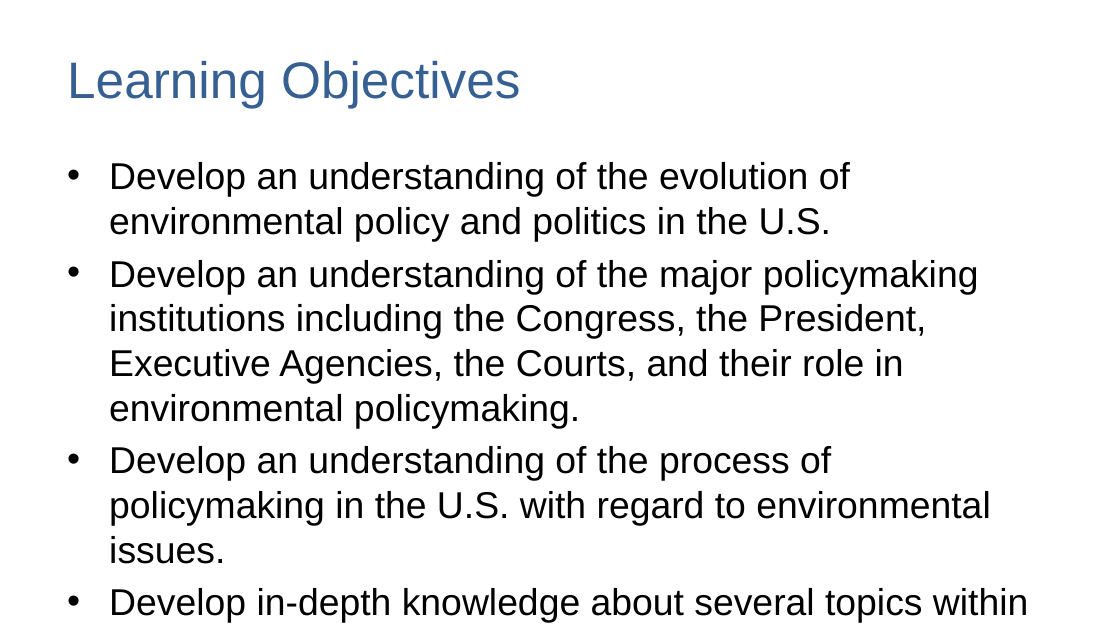
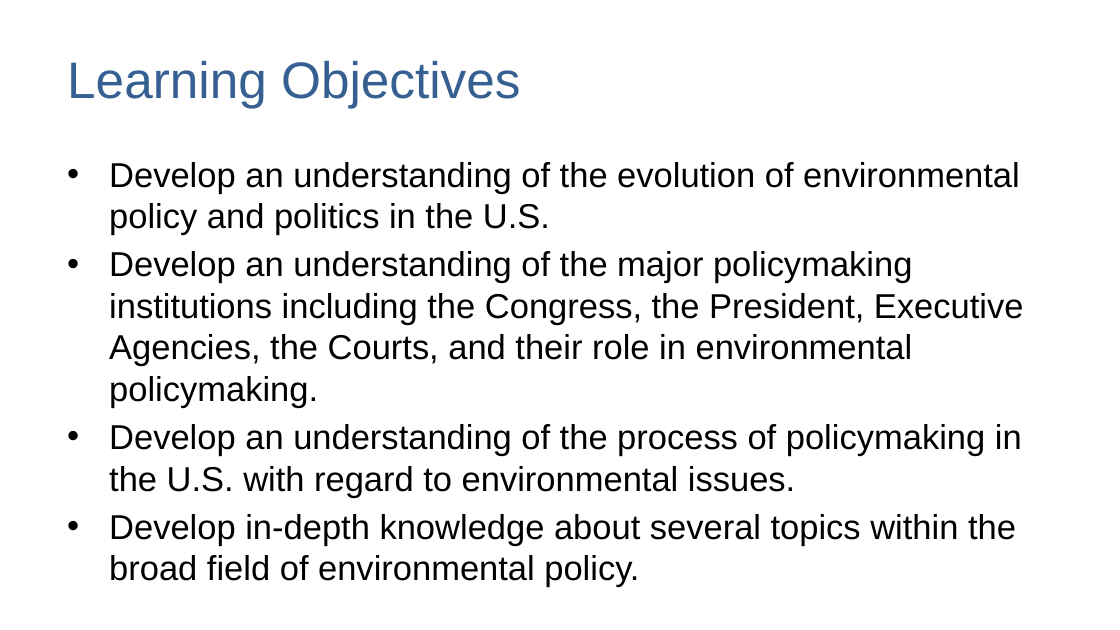
Before and after one commit to mnowlin/poli307, a slide deck: slide 5 of lectures/00-syllabus.pptx. Drawn at 1120x630 pixels with LibreOffice and Linux fonts; fonts in the diff are those of the drawing. Boxes give left, top, right and bottom in pixels: in the first picture for what was removed or moved away, otherwise in the second. Text is boxed around its words. In the diff, an @@ line names an element or a change of style, - is before the commit and + after.

```diff
--- a/lectures/00-syllabus.pptx
+++ b/lectures/00-syllabus.pptx
@@ text "Develop an understanding of the ..." at (109,162,1023,581): size 24 to 22.2 pt @@
```
Also in this commit, not shown: 4 other slides changed, 13 other files.
